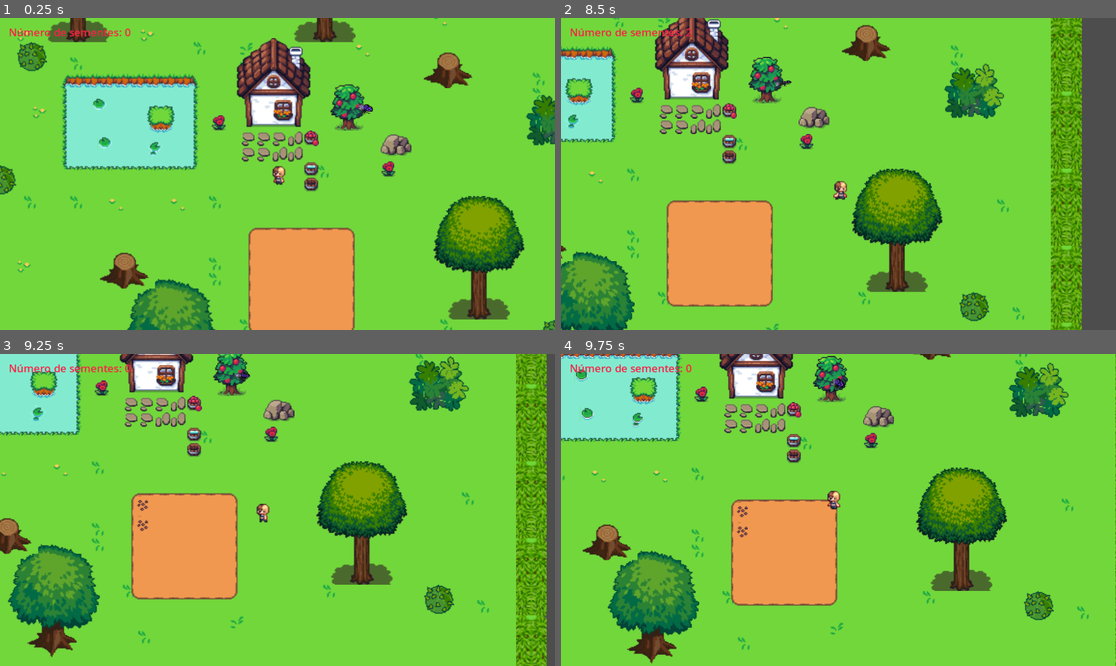
Above: before the commit, frames 1-4 (two rows, left to right).
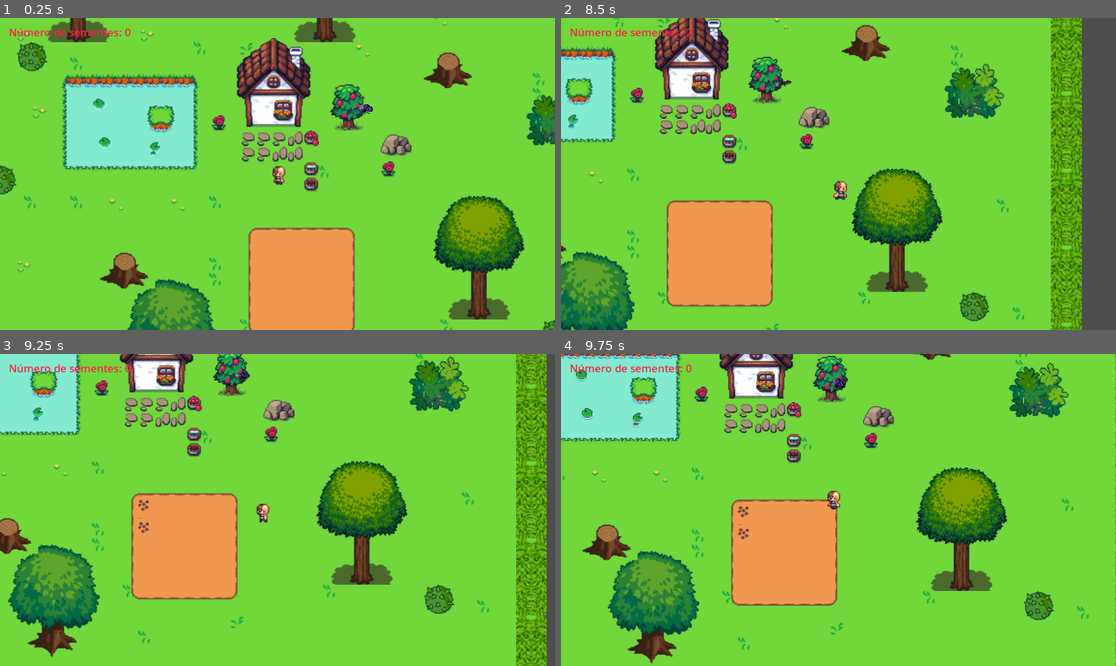
Above: after the commit, the same moments.

Repository: alexlvs/farming
Game: Godot game, scene res://principal.tscn
Same seed, same stepped clock (60 frames per second), same inputs: the game is played once before the commit and once after it.
Inputs:
- Up to frame 1 (0.25 s): no input
- Up to frame 2 (8.5 s): tap Enter (ui_accept) at 0.5, 0.77, 1.07, 1.52, 1.55, 1.82, 2.1, 3.02, 3.32, 3.77, 3.8, 4.07, 4.52, 4.82, 5.85, 6.02, 6.32, 6.77, 7.07, 7.52, 7.82, 8.3 s; hold Right (ui_right) 0.53-1.28 s; tap C (colher, bound only after the commit) at 0.6, 2.3, 2.85, 4.35, 6.6, 8.1 s; tap M (milho, bound only after the commit) at 0.8, 1.35, 3.05, 3.6, 5.1, 7.35 s; hold Down (ui_down) 1.28-2.03 s; hold Right (ui_right) 2.03-2.78 s; hold Up (ui_up) 2.78-3.53 s; hold Left (ui_left) 3.53-5.03 s; hold Down (ui_down) 5.03-5.78 s; hold Right (ui_right) 5.78-6.53 s; hold Up (ui_up) 6.53-7.28 s; hold Right (ui_right) 7.28-8.03 s; hold Down (ui_down) from 8.03 s (still down)
- Up to frame 3 (9.25 s): release Down (ui_down) at 8.78 s; hold Left (ui_left) from 8.78 s (still down); tap M (milho, bound only after the commit) at 8.85 s; tap Enter (ui_accept) at 9.02 s; tap C (colher, bound only after the commit) at 9.05 s
- Up to frame 4 (9.75 s): tap Enter (ui_accept) at 9.32, 9.6 s; release Left (ui_left) at 9.53 s; hold Up (ui_up) from 9.53 s (still down)

Frames 1-2 are identical in both runs. In frame 3, 0.1% of the frame differs, in the area x 24-46%, y 6-58%; in frame 4, 0.1%, in the area x 31-51%, y 7-60%.

Commit message:
feat(sprites)ajeitando novos vegetais

Diff:
--- a/milho.gd
+++ b/milho.gd
@@ -2,6 +2,7 @@
 var terra = "nao"
 var plantar = "nao"
 var ja_tem_planta = "nao"
+var pode_colher = "nao"
 
 # Called when the node enters the scene tree for the first time.
 func _ready() -> void:
@@ -11,8 +12,10 @@
 # Called every frame. 'delta' is the elapsed time since the previous frame.
 func _process(delta: float) -> void:
 
+	$"../segura_informacoes/semente_tomate".text = str("Número de sementes: " ,Dados.semente)
+
 	if terra == "sim" and ja_tem_planta == "nao" :
-		if Dados.semente >=1 and Input.is_action_just_pressed("ui_accept"):
+		if Dados.semente >=1 and Input.is_action_just_pressed("milho"):
 			show()
 			ja_tem_planta = "sim"
 			Dados.semente -=1
@@ -27,3 +30,5 @@
 			$AnimatedSprite2D.frame = 4
 			await get_tree().create_timer(12,0).timeout
 			$AnimatedSprite2D.frame = 5
+	if Input.is_action_just_released("colher") and pode_colher == "sim":
+			queue_free()
--- a/milho.tscn
+++ b/milho.tscn
@@ -54,7 +54,7 @@
 }]
 
 [sub_resource type="RectangleShape2D" id="RectangleShape2D_q3nbf"]
-size = Vector2(10, 14)
+size = Vector2(19, 18)
 
 [node name="milho" type="Area2D"]
 script = ExtResource("1_q3nbf")
@@ -63,10 +63,8 @@
 position = Vector2(-3, -2)
 sprite_frames = SubResource("SpriteFrames_b8co8")
 animation = &"milho"
-autoplay = "milho"
-frame = 3
-frame_progress = 0.58795196
+frame_progress = 0.278094
 
 [node name="CollisionShape2D" type="CollisionShape2D" parent="."]
-position = Vector2(-3, -2)
+position = Vector2(-3.5, -2)
 shape = SubResource("RectangleShape2D_q3nbf")
--- a/principal.tscn
+++ b/principal.tscn
@@ -712,6 +712,9 @@
 [sub_resource type="RectangleShape2D" id="RectangleShape2D_xrbya"]
 size = Vector2(20, 65)
 
+[sub_resource type="RectangleShape2D" id="RectangleShape2D_ommbi"]
+size = Vector2(33, 56.5)
+
 [sub_resource type="AtlasTexture" id="AtlasTexture_ep5lw"]
 atlas = ExtResource("5_emcp4")
 region = Rect2(80, 32, 16, 16)
@@ -763,7 +766,7 @@
 }]
 
 [sub_resource type="RectangleShape2D" id="RectangleShape2D_xe7g3"]
-size = Vector2(15, 16)
+size = Vector2(17.946701, 18)
 
 [sub_resource type="AtlasTexture" id="AtlasTexture_sf0on"]
 atlas = ExtResource("4_7cuts")
@@ -990,6 +993,22 @@
 "values": [Color(0.99401444, 0.9640369, 0.98277503, 0.45490193)]
 }
 
+[sub_resource type="Animation" id="Animation_qlig8"]
+resource_name = "dia"
+length = 5.0
+tracks/0/type = "value"
+tracks/0/imported = false
+tracks/0/enabled = true
+tracks/0/path = NodePath("borboleta/ColorRect:self_modulate")
+tracks/0/interp = 1
+tracks/0/loop_wrap = true
+tracks/0/keys = {
+"times": PackedFloat32Array(0.033333335, 4.9666667),
+"transitions": PackedFloat32Array(1, 1),
+"update": 0,
+"values": [Color(0, 0, 0, 1), Color(1, 0.9647059, 0.972549, 1)]
+}
+
 [sub_resource type="Animation" id="Animation_vwsrf"]
 resource_name = "noite"
 length = 5.0
@@ -1022,22 +1041,6 @@
 "values": [Vector2(0, 0), Vector2(-45, 20)]
 }
 
-[sub_resource type="Animation" id="Animation_qlig8"]
-resource_name = "dia"
-length = 5.0
-tracks/0/type = "value"
-tracks/0/imported = false
-tracks/0/enabled = true
-tracks/0/path = NodePath("borboleta/ColorRect:self_modulate")
-tracks/0/interp = 1
-tracks/0/loop_wrap = true
-tracks/0/keys = {
-"times": PackedFloat32Array(0.033333335, 4.9666667),
-"transitions": PackedFloat32Array(1, 1),
-"update": 0,
-"values": [Color(0, 0, 0, 1), Color(1, 0.9647059, 0.972549, 1)]
-}
-
 [sub_resource type="AnimationLibrary" id="AnimationLibrary_3chw3"]
 _data = {
 &"RESET": SubResource("Animation_jpj0s"),
@@ -1117,8 +1120,29 @@
 position = Vector2(497, 58)
 shape = SubResource("RectangleShape2D_xrbya")
 
+[node name="ColisorAvoregrossalaele" type="CollisionShape2D" parent="Paredes do Mapa"]
+position = Vector2(112, 8.25)
+shape = SubResource("RectangleShape2D_ommbi")
+
+[node name="ColisorAvoregrossalaele2" type="CollisionShape2D" parent="Paredes do Mapa"]
+position = Vector2(942, -36)
+shape = SubResource("RectangleShape2D_ommbi")
+
+[node name="ColisorAvoregrossalaele3" type="CollisionShape2D" parent="Paredes do Mapa"]
+position = Vector2(942, -36)
+shape = SubResource("RectangleShape2D_ommbi")
+
+[node name="ColisorAvoregrossalaele4" type="CollisionShape2D" parent="Paredes do Mapa"]
+position = Vector2(76, 197)
+shape = SubResource("RectangleShape2D_ommbi")
+
+[node name="ColisorAvoregrossalaele5" type="CollisionShape2D" parent="Paredes do Mapa"]
+position = Vector2(593.5, 425)
+shape = SubResource("RectangleShape2D_ommbi")
+
 [node name="tomate" type="Area2D" parent="."]
-position = Vector2(0, 1)
+position = Vector2(1, 1)
+scale = Vector2(0.99970824, 1)
 monitorable = false
 script = ExtResource("5_ep5lw")
 
@@ -1147,7 +1171,8 @@
 speed_scale = 0.5
 
 [node name="CollisionShape2D" type="CollisionShape2D" parent="tomate"]
-position = Vector2(685, 300)
+position = Vector2(685.1998, 301)
+scale = Vector2(1.003256, 1)
 shape = SubResource("RectangleShape2D_xe7g3")
 
 [node name="CollisionShape2D2" type="CollisionShape2D" parent="tomate"]
@@ -1161,7 +1186,7 @@
 shape = SubResource("RectangleShape2D_xe7g3")
 
 [node name="tomate2" type="Area2D" parent="."]
-position = Vector2(0, 22)
+position = Vector2(1, 24)
 monitorable = false
 script = ExtResource("5_ep5lw")
 
@@ -1204,7 +1229,7 @@
 shape = SubResource("RectangleShape2D_xe7g3")
 
 [node name="tomate3" type="Area2D" parent="."]
-position = Vector2(0, 45)
+position = Vector2(1, 47)
 monitorable = false
 script = ExtResource("5_ep5lw")
 
@@ -1247,7 +1272,7 @@
 shape = SubResource("RectangleShape2D_xe7g3")
 
 [node name="milho" parent="." instance=ExtResource("7_vwsrf")]
-position = Vector2(718, 302)
+position = Vector2(726, 304)
 
 [node name="agua" type="AnimatedSprite2D" parent="."]
 position = Vector2(524, 200)
@@ -1279,10 +1304,11 @@
 text = "semente de tomate:"
 
 [node name="sementes" type="Area2D" parent="."]
+position = Vector2(36, 28)
 monitorable = false
 
 [node name="CollisionShape2D" type="CollisionShape2D" parent="sementes"]
-position = Vector2(738, 244)
+position = Vector2(702, 215)
 shape = SubResource("CircleShape2D_ep5lw")
 
 [node name="borboleta" type="Area2D" parent="."]
@@ -1304,10 +1330,10 @@
 [node name="ColorRect" type="ColorRect" parent="borboleta"]
 self_modulate = Color(0.99401444, 0.9640369, 0.98277503, 0.45490193)
 z_index = 7
-offset_left = -110.0
-offset_top = -66.0
-offset_right = 1115.0
-offset_bottom = 625.0
+offset_left = -100.0
+offset_top = -75.0
+offset_right = 1125.0
+offset_bottom = 616.0
 color = Color(1, 1, 1, 0)
 
 [node name="AnimationPlayer" type="AnimationPlayer" parent="borboleta"]
--- a/project.godot
+++ b/project.godot
@@ -19,6 +19,19 @@
 
 Dados="*res://dados.gd"
 
+[input]
+
+colher={
+"deadzone": 0.2,
+"events": [Object(InputEventKey,"resource_local_to_scene":false,"resource_name":"","device":-1,"window_id":0,"alt_pressed":false,"shift_pressed":false,"ctrl_pressed":false,"meta_pressed":false,"pressed":false,"keycode":0,"physical_keycode":67,"key_label":0,"unicode":99,"location":0,"echo":false,"script":null)
+]
+}
+milho={
+"deadzone": 0.2,
+"events": [Object(InputEventKey,"resource_local_to_scene":false,"resource_name":"","device":-1,"window_id":0,"alt_pressed":false,"shift_pressed":false,"ctrl_pressed":false,"meta_pressed":false,"pressed":false,"keycode":0,"physical_keycode":77,"key_label":0,"unicode":109,"location":0,"echo":false,"script":null)
+]
+}
+
 [rendering]
 
 renderer/rendering_method="gl_compatibility"
--- a/tomate.gd
+++ b/tomate.gd
@@ -3,6 +3,7 @@
 var terra = "nao"
 var plantar = "nao"
 var ja_tem_planta = "nao"
+var pode_colher = "nao"
 
 func _ready() -> void:
 
@@ -33,7 +34,10 @@
 			$Tomate1.frame = 4
 			await get_tree().create_timer(7,0).timeout
 			$Tomate1.frame = 5
-			ja_tem_planta = "nao"
+			pode_colher = "sim"
+
+		if Input.is_action_just_released("colher") and pode_colher == "sim":
+			queue_free()
 
 	# aqui ver se ta na terra
 func _on_body_entered(body: Node2D) -> void:
Not shown: 1 places in principal.tscn that only renumber resources
